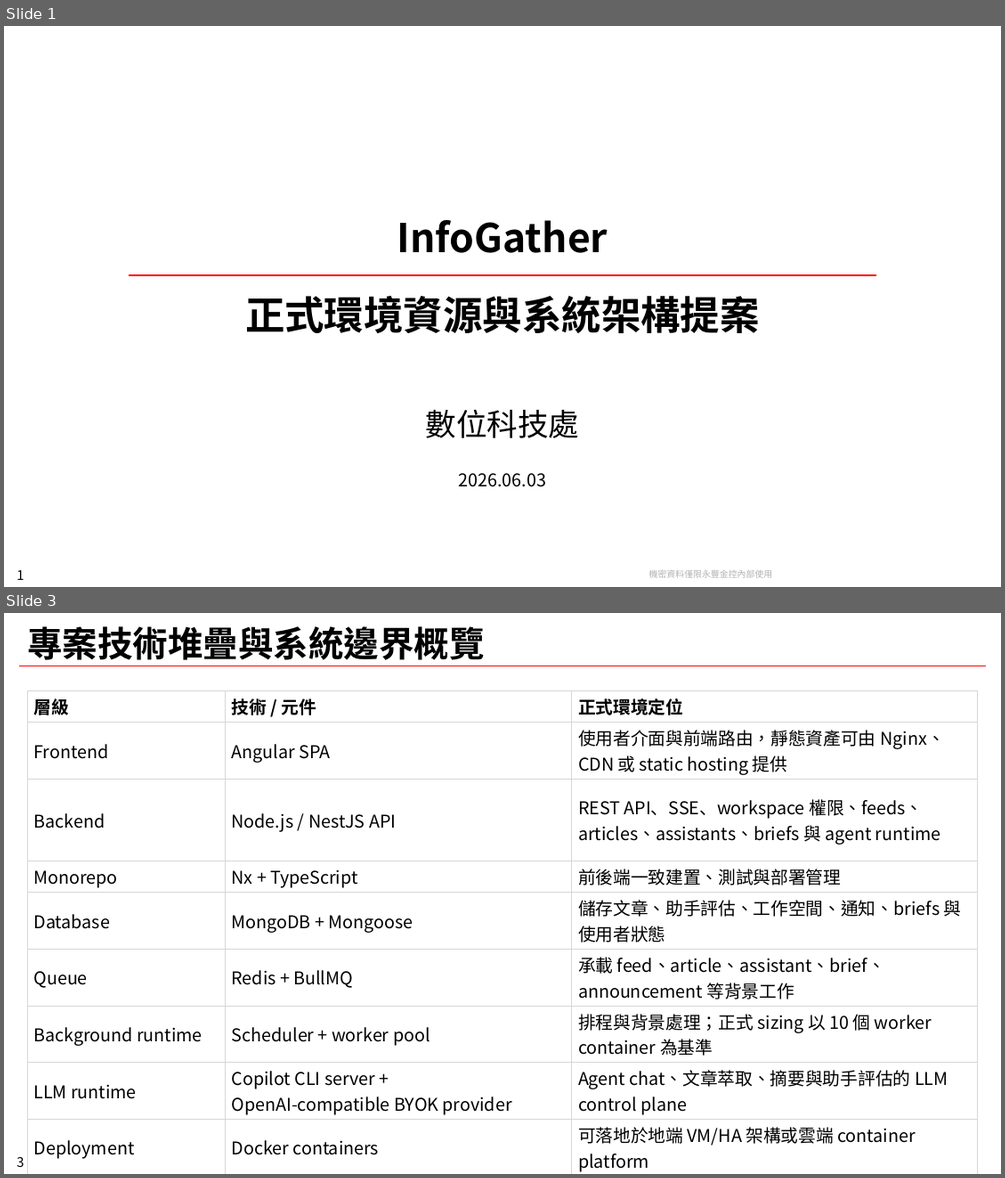
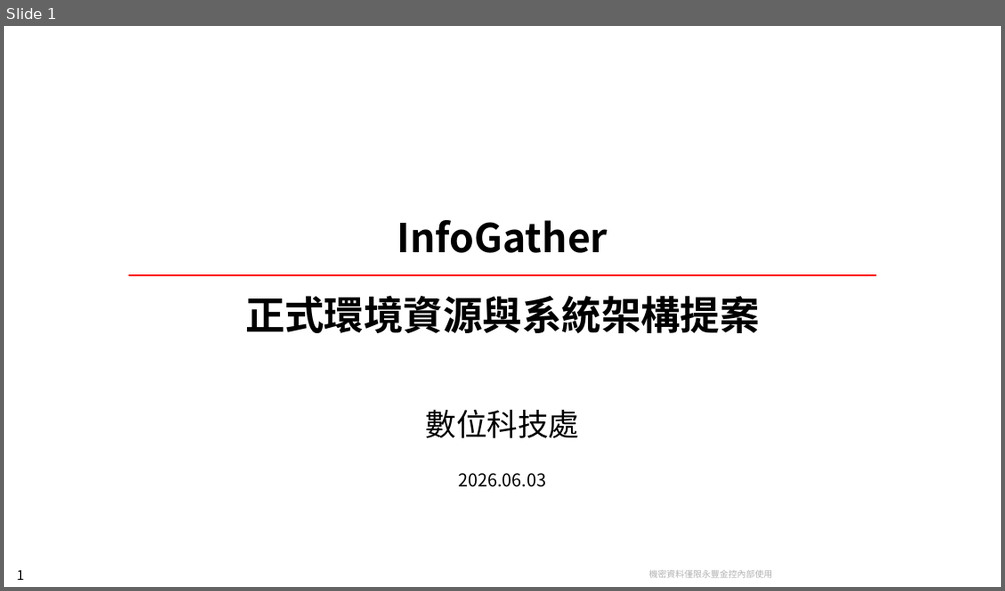
Before and after one commit to chunkai1312/temp, a slide deck: infogather.pptx. Shown one above the other, each under a label of ours: slides 1 and 3 before the commit, slide 1 after it; the slides between them are not shown. The pictures are 1005x1178 and 1005x591 pixels, drawn with LibreOffice and Linux fonts; fonts in the diff are those of the drawing; background and template pictures are left out. Boxes give left, top, right and bottom in pixels: in the first picture for what was removed or moved away, otherwise in the second. Text is boxed around its words. In the diff, an @@ line names an element or a change of style, - is before the commit and + after.

```diff
--- a/infogather.pptx
+++ b/infogather.pptx
@@ slide 3 removed at [4, 613, 1001, 1174], background #FFFFFF; not listed: 2 template elements that a slide beside it also shows @@
@@ title removed at [27, 626, 485, 660] @@
-專案技術堆疊與系統邊界概覽
@@ line removed from (20, 666) to (985, 666) @@
@@ table removed at [28, 690, 978, 1174], 9 rows, 3 columns @@
-層級 | 技術 / 元件 | 正式環境定位
-Frontend | Angular SPA | 使用者介面與前端路由，靜態資產可由 Nginx、CDN 或 static hosting 提供
-Backend | Node.js / NestJS API | REST API、SSE、workspace 權限、feeds、articles、assistants、briefs 與 agent runtime
-Monorepo | Nx + TypeScript | 前後端一致建置、測試與部署管理
-Database | MongoDB + Mongoose | 儲存文章、助手評估、工作空間、通知、briefs 與使用者狀態
-Queue | Redis + BullMQ | 承載 feed、article、assistant、brief、announcement 等背景工作
-Background runtime | Scheduler + worker pool | 排程與背景處理；正式 sizing 以 10 個 worker container 為基準
-LLM runtime | Copilot CLI server + / OpenAI-compatible BYOK provider | Agent chat、文章萃取、摘要與助手評估的 LLM control plane
-Deployment | Docker containers | 可落地於地端 VM/HA 架構或雲端 container platform
```
Also in this commit, not shown: 8 slides changed.
